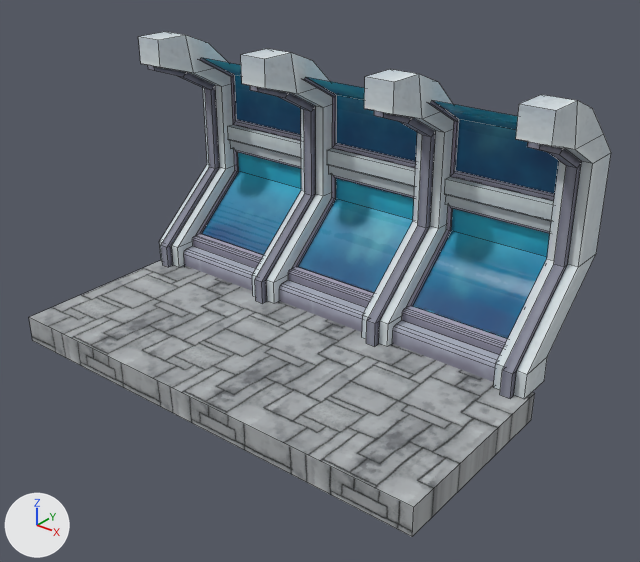
One commit to the FBX model aspenUnityProject/Assets/Art/models/props/HallwayModels/straight_hallway_side2.fbx: the scene before it, then after it.
One viewpoint serves both versions: a 50 mm lens placed at (9.22, -10.07, 7.8), pointed at (0.66, 0.63, 1.17). Every picture has the same lights, and +X, +Y and +Z are marked at lower left. The older version comes first. Mesh edges are drawn as thin lines. Where no turn or scale is listed for an object, it has been applied to the vertices.

The older version as bpy lines, for what is in view:
```python
ob_hallway2floor = bpy.data.objects.new('Hallway2Floor', me_cube_088)
ob_hallway2floor.location = (0.16, 0.93, -0.5)
ob_starighthwwallarch1_001 = bpy.data.objects.new('StarightHWWallArch1.001', me_cube_089)
ob_starighthwwallarch1_001.location = (4.16, 1.68, 0.5)
ob_starighthwwallarch2_003 = bpy.data.objects.new('StarightHWWallArch2.003', me_cube_090)
ob_starighthwwallarch2_003.location = (2.77, 1.53, 0.38)
ob_starighthwwallarch2_004 = bpy.data.objects.new('StarightHWWallArch2.004', me_cube_091)
ob_starighthwwallarch2_004.location = (0.14, 1.53, 0.38)
ob_starighthwwallarch2_005 = bpy.data.objects.new('StarightHWWallArch2.005', me_cube_092)
ob_starighthwwallarch2_005.location = (-2.49, 1.53, 0.38)
ob_starighthwwindow1_001 = bpy.data.objects.new('StarightHWWindow1.001', me_cube_093)
ob_starighthwwindow1_001.location = (3.31, 2.19, 1.05)
ob_starighthwwindow2_002 = bpy.data.objects.new('StarightHWWindow2.002', me_cube_094)
ob_starighthwwindow2_002.location = (3.16, 3.44, 3.15)
ob_starighthwwindowframe_001 = bpy.data.objects.new('StarightHWWindowFrame.001', me_cube_095)
ob_starighthwwindowframe_001.location = (3.16, 3.18, 2.65)
```
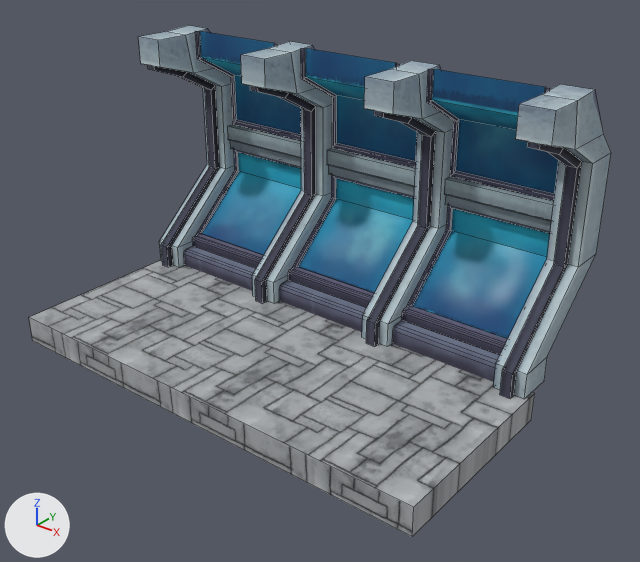
The newer file is also turned or shifted as a whole; pictures and numbers use the older file's frame.

Edits to the bpy script that builds the scene:
```text
Change img_hallwaywall_base_color_png:
    img_hallwaywall_base_color_png: load_image('HallwayWall_Base_color.png', '_unpacked/HallwayWall_Base_color.png', 512, 512, 'Non-Color') -> load_image('HallwayWall_Base_color.png', 'WallsWindows/HallwayWall_Base_color.png', 512, 512, 'sRGB')
Add img_hallwaywindow_specular_roughness_png:
    img_hallwaywindow_specular_roughness_png = load_image('HallwayWindow_Specular_roughness.png', 'WallsWindows/HallwayWindow_Specular_roughness.png', 512, 512, 'Non-Color')
Change mat_hallwaywindow:
    where n3 = _N.new('ShaderNodeTexImage'); n3.name = 'Image Texture.001'
    n3.image: img_hallwaywall_base_color_png -> img_hallwaywindow_specular_roughness_png
Change me_cube_089:
    used by ob_starighthwwallarch1_001; location = (4.16, 1.68, 0.5)
    remove me_cube_089.from_pydata(...)  # 208 vertices, 164 faces; spans x -8.23..0.2, y -0.63..1.7, z -0.5..4.15
    add me_cube_089.from_pydata(...)  # 208 vertices, 164 faces; spans x -8.23..0.2, y -0.63..1.7, z -0.5..4.19
    me_cube_089 part 1
    me_cube_089.vertices[20].co: (0.2, 0.7, 3.91) -> (0.2, 0.7, 4.19)  # pixel (592, 108) -> pixel (595, 89)
    me_cube_089.vertices[23].co: (-0.35, 0.7, 3.91) -> (-0.35, 0.7, 4.19)  # not seen -> pixel (559, 84)
    me_cube_089 part 2
    me_cube_089.vertices[72].co: (-2.43, 0.7, 3.91) -> (-2.43, 0.7, 4.19)  # pixel (438, 82) -> pixel (439, 65)
    me_cube_089.vertices[75].co: (-2.98, 0.7, 3.91) -> (-2.98, 0.7, 4.19)  # not seen -> pixel (410, 60)
    me_cube_089 part 3
    me_cube_089.vertices[124].co: (-5.05, 0.7, 3.91) -> (-5.05, 0.7, 4.19)  # pixel (312, 60) -> pixel (312, 45)
    me_cube_089.vertices[127].co: (-5.6, 0.7, 3.91) -> (-5.6, 0.7, 4.19)  # not seen -> pixel (289, 41)
    me_cube_089 part 4
    me_cube_089.vertices[176].co: (-7.68, 0.7, 3.91) -> (-7.68, 0.7, 4.19)  # pixel (208, 43) -> pixel (207, 28)
    me_cube_089.vertices[179].co: (-8.23, 0.7, 3.91) -> (-8.23, 0.7, 4.19)  # not seen -> pixel (188, 25)
Change me_cube_094:
    used by ob_starighthwwindow2_002; location = (3.16, 3.44, 3.15)
    remove me_cube_094.from_pydata(...)  # 54 vertices, 36 faces; spans x -6.68..0.65, y -1.4..-0.47, z -0.5..1.04
    add me_cube_094.from_pydata(...)  # 72 vertices, 51 faces; spans x -6.68..0.65, y -1.4..-0.47, z -0.5..1.54
    me_cube_094 part 5
    12 new vertices lie (0.0, 0.0, 0.54) away from vertices in x -6.68..0.65, y -1.4, z 1.0
    6 new vertices lie (0.0, 0.0, 0.5) away from vertices in x -6.6..0.58, y -1.37, z 1.04
    12 new faces join them, mat_hallwaywall (picture img_hallwaywall_base_color_png)
    3 new faces join them, mat_hallwaywindow
```

Boxes (x1, y1, x2, y2) around the edits, measured in the pictures (640 x 562 px; the box of a moved part takes in the faces that stretch with it):
'StarightHWWallArch1.001', surface changed, reshaped (darker): before (138, 32, 611, 399); after (138, 25, 611, 399)
'StarightHWWindow1.001', surface changed: (196, 150, 550, 343) in both
'StarightHWWindow2.002', surface changed, reshaped (19% taller): before (198, 58, 559, 201); after (196, 31, 559, 201)
'StarightHWWindowFrame.001', surface changed (darker): (227, 125, 554, 232) in both
'StarightHWWallArch2.003', surface changed (grey to blue): (392, 309, 506, 382) in both
'StarightHWWallArch2.004', surface changed (grey to blue): (279, 269, 372, 332) in both
'StarightHWWallArch2.005', surface changed (grey to blue): (184, 236, 261, 291) in both
part 1 of me_cube_089, moved or reshaped: before (575, 101, 604, 150); after (541, 84, 604, 150)
part 2 of me_cube_089, moved or reshaped: before (419, 74, 453, 119); after (392, 61, 441, 119)
part 3 of me_cube_089, moved or reshaped: before (291, 53, 331, 94); after (268, 41, 316, 94)
part 4 of me_cube_089, moved or reshaped: before (186, 35, 227, 73); after (166, 25, 213, 73)
part 5 of me_cube_094, added (blue): after (196, 31, 550, 116)
